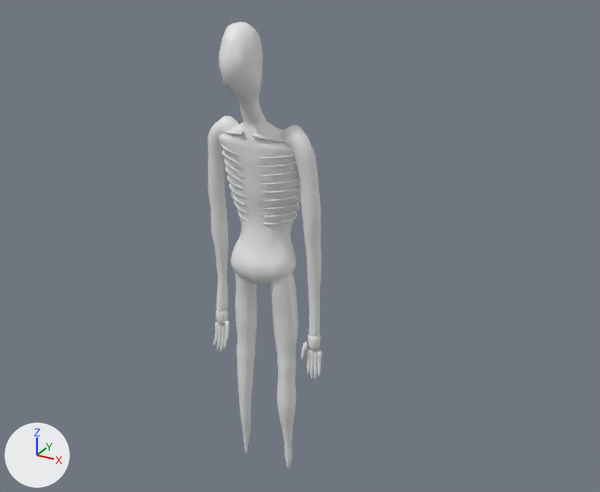
The FBX model Assets/Prefabs/Enemies/Severance/ShadowWraith/ShadowWraith.fbx as it was, and as the next commit left it.
Both versions are drawn from a 50 mm lens placed at (1.97, -3.22, 2.96), pointed at (0.16, 0.09, 1.31). The axes (+X, +Y, +Z) are drawn at lower left. The lights are the same throughout. The picture after the commit comes second. Where no turn or scale is listed for an object, it has been applied to the vertices.

Script lines for the objects in view, before the commit:
```python
me_shadowwraith_body = bpy.data.meshes.new('ShadowWraith_Body')
me_shadowwraith_body.from_pydata(...)  # 9100 vertices, 9272 faces; spans x -0.32..0.32, y -0.27..0.17, z 0.0..2.4
ob_shadowwraith_body = bpy.data.objects.new('ShadowWraith_Body', me_shadowwraith_body)
ob_shadowwraith_body.location = (0.0, 0.0, 0.0)
```
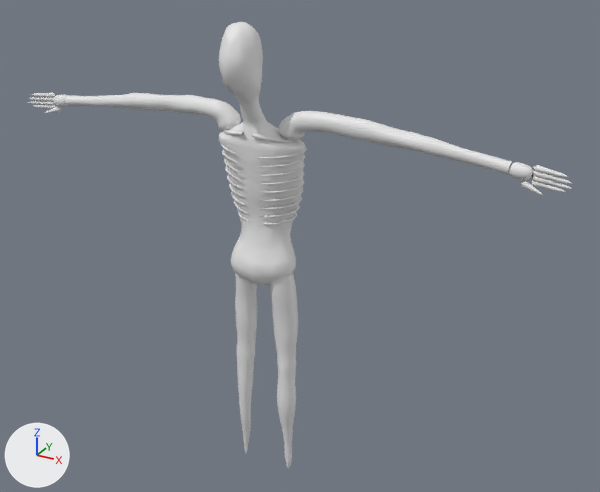
What differs and where, as boxes [x1, y1, x2, y2] in the pictures (600 x 492 px; the box of a moved part takes in the faces that stretch with it):
'ShadowWraith_Body', reshaped (375% wider): before [208, 22, 322, 469]; after [28, 22, 573, 469]
part 1 of me_shadowwraith_body, moved or reshaped: before [208, 116, 238, 311]; after [65, 93, 241, 130]
part 2 of me_shadowwraith_body, moved or reshaped: before [281, 125, 321, 336]; after [278, 111, 514, 175]
part 3 of me_shadowwraith_body, moved or reshaped: before [216, 309, 228, 324]; after [53, 95, 68, 107]
part 4 of me_shadowwraith_body, moved or reshaped: before [223, 330, 228, 350]; after [34, 105, 58, 109]
part 5 of me_shadowwraith_body, moved or reshaped: before [220, 324, 225, 353]; after [29, 101, 55, 105]
part 6 of me_shadowwraith_body, moved or reshaped: before [217, 324, 222, 350]; after [28, 97, 54, 101]
part 7 of me_shadowwraith_body, moved or reshaped: before [214, 322, 218, 345]; after [30, 93, 55, 97]
part 8 of me_shadowwraith_body, moved or reshaped: before [225, 320, 229, 339]; after [44, 107, 61, 113]
part 9 of me_shadowwraith_body, moved or reshaped: before [308, 334, 321, 351]; after [509, 162, 533, 180]
part 10 of me_shadowwraith_body, moved or reshaped: before [306, 346, 311, 374]; after [529, 180, 566, 192]
part 11 of me_shadowwraith_body, moved or reshaped: before [310, 350, 314, 381]; after [531, 175, 573, 189]
part 12 of me_shadowwraith_body, moved or reshaped: before [314, 350, 318, 379]; after [533, 171, 573, 184]
part 13 of me_shadowwraith_body, moved or reshaped: before [317, 349, 322, 377]; after [533, 165, 568, 177]
part 14 of me_shadowwraith_body, moved or reshaped: before [301, 342, 308, 360]; after [521, 181, 544, 196]

The change, as a diff of the scene's bpy script:
```diff
--- a/Assets/Prefabs/Enemies/Severance/ShadowWraith/ShadowWraith.fbx.py
+++ b/Assets/Prefabs/Enemies/Severance/ShadowWraith/ShadowWraith.fbx.py
@@ me_shadowwraith_body @@
-me_shadowwraith_body.from_pydata(...)  # 9100 vertices, 9272 faces; spans x -0.32..0.32, y -0.27..0.17, z 0.0..2.4
+me_shadowwraith_body.from_pydata(...)  # 9100 vertices, 9272 faces; spans x -1.44..1.44, y -0.27..0.17, z 0.0..2.4
+# me_shadowwraith_body part 1: the loose piece of 577 vertices spanning x -0.31..-0.12, y -0.07..0.06, z 0.88..1.94 is multiplied about its middle by the matrix ((0.121, -0.029, 0.992), (0.029, 0.999, 0.026), (-0.992, 0.026, 0.122)), then moved by (-0.43, -0.01, 0.49)
+# me_shadowwraith_body part 2: the loose piece of 577 vertices spanning x 0.12..0.31, y -0.08..0.05, z 0.88..1.95 is multiplied about its middle by the matrix ((0.124, 0.03, -0.992), (-0.03, 0.999, 0.026), (0.992, 0.026, 0.125)), then moved by (0.43, -0.01, 0.49)
+# me_shadowwraith_body part 3: the loose piece of 101 vertices spanning x -0.31..-0.25, y -0.02..0.05, z 0.79..0.89 is turned 83 degrees about the y axis through its middle, then moved by (-0.94, -0.03, 1.05)
+# me_shadowwraith_body part 4: the loose piece of 50 vertices spanning x -0.26..-0.23, y -0.01..0.03, z 0.64..0.8 is turned 83 degrees about the y axis through its middle, then moved by (-1.09, -0.03, 1.13)
+# me_shadowwraith_body part 5: the loose piece of 50 vertices spanning x -0.28..-0.25, y -0.02..0.03, z 0.62..0.8 is turned 83 degrees about the y axis through its middle, then moved by (-1.08, -0.03, 1.16)
+# me_shadowwraith_body part 6: the loose piece of 50 vertices spanning x -0.3..-0.28, y -0.02..0.02, z 0.62..0.8 is turned 83 degrees about the y axis through its middle, then moved by (-1.06, -0.03, 1.18)
+# me_shadowwraith_body part 7: the loose piece of 50 vertices spanning x -0.32..-0.3, y -0.01..0.03, z 0.65..0.8 is turned 83 degrees about the y axis through its middle, then moved by (-1.03, -0.03, 1.19)
+# me_shadowwraith_body part 8: the loose piece of 44 vertices spanning x -0.25..-0.22, y -0.02..0.01, z 0.72..0.83 is turned 83 degrees about the y axis through its middle, then moved by (-1.04, -0.03, 1.07)
+# me_shadowwraith_body part 9: the loose piece of 101 vertices spanning x 0.25..0.31, y -0.02..0.05, z 0.79..0.89 is turned -82.8 degrees about the y axis through its middle, then moved by (0.94, -0.03, 1.06)
+# me_shadowwraith_body part 10: the loose piece of 50 vertices spanning x 0.23..0.26, y -0.01..0.03, z 0.64..0.8 is turned -82.8 degrees about the y axis through its middle, then moved by (1.09, -0.03, 1.13)
+# me_shadowwraith_body part 11: the loose piece of 50 vertices spanning x 0.25..0.28, y -0.02..0.03, z 0.62..0.8 is turned -82.8 degrees about the y axis through its middle, then moved by (1.08, -0.04, 1.16)
+# me_shadowwraith_body part 12: the loose piece of 50 vertices spanning x 0.28..0.3, y -0.02..0.02, z 0.62..0.8 is turned -82.8 degrees about the y axis through its middle, then moved by (1.06, -0.04, 1.18)
+# me_shadowwraith_body part 13: the loose piece of 50 vertices spanning x 0.3..0.32, y -0.01..0.03, z 0.65..0.8 is turned -82.8 degrees about the y axis through its middle, then moved by (1.03, -0.04, 1.19)
+# me_shadowwraith_body part 14: the loose piece of 44 vertices spanning x 0.22..0.25, y -0.02..0.01, z 0.72..0.83 is turned -82.8 degrees about the y axis through its middle, then moved by (1.04, -0.03, 1.07)
```
